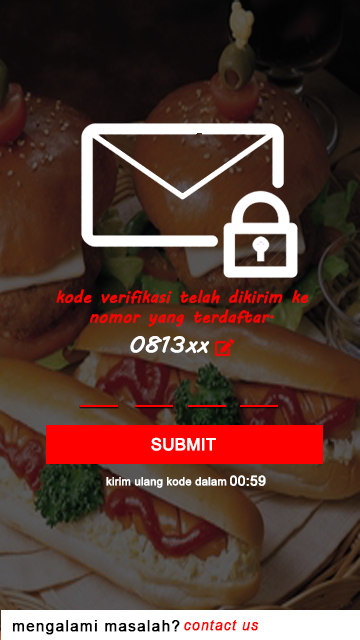
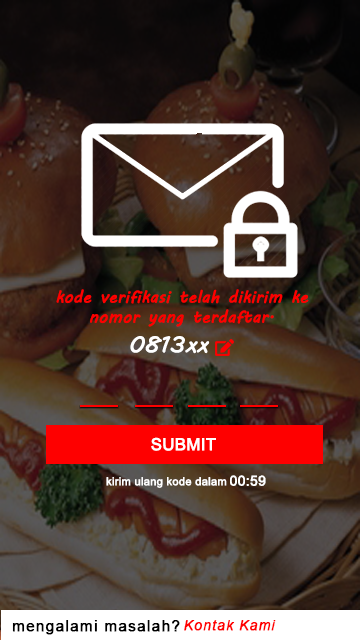
Before/after of a 360px x 640px layered artwork. What changed in the layer stack:
renamed "contact us" to "Kontak Kami", painted on it over [184, 620, 276, 631]
masked "Rectangle 2" (2nd of 2) over [184, 620, 276, 631]
masked "Rectangle 1" (2nd of 2) over [184, 620, 276, 630]
